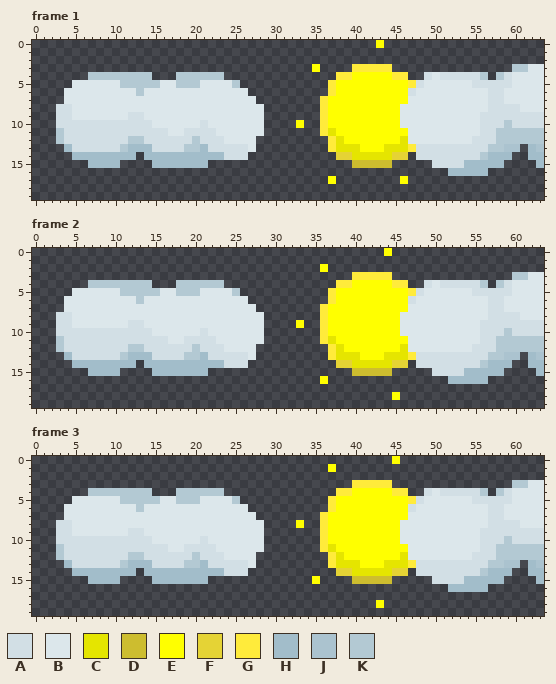
Two states of a animated GIF sprite, 1cloud.gif. The picture above is the old version.
The file is 64x20 pixels, 7 frames. Colours within 5 levels of each other are drawn and written as one. Shown: frame 1, frame 2, frame 3. The commit also changed other frames, which this record leaves out.
Palette (. is transparent): A #d2dfe5  B #dce7eb  C #e5e500  D #cdbd2f  E #ffff00  F #e5d335  G #ffeb3b  H #a2bdca  J #abc3cf  K #b3c9d3
And afterwards:
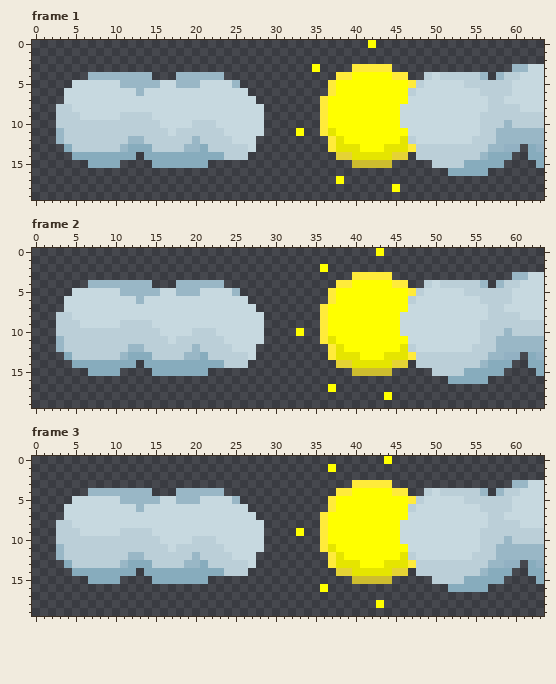
Edits made:
@@ palette @@
-A #d2dfe5
+A #bbcfd8
-B #dce7eb
+B #c7d9e0
-H #a2bdca
+H #87acbd
-J #abc3cf
+J #92b1c3
-K #b3c9d3
+K #99b7c6
--- frame 1
@@ x 40..45 @@
- 0 ...E..
+ 0 ..E...
  1 ......
@@ x 0..63 @@
  3 ...................................E....GGGGG...............KKBB
- 4 .......KKKKKKKK...KKKKKK..............GGEEEEEGG..ABAAAAAK.KABBBB
- 5 .....BBBBBBKKKKKBBKKKBBBBK...........GEEEEEEEEEGABBBBBBAAAAABBBB
- 6 ....BBBBBBBBBKBBBBBBBBBBBBB..........GEEEEEEEEEABBBBBBBBBAABBBBB
+ 4 .......KKKKKKKK...KKKKKK..............GGEEEEEGG..ABAAAAAK.KAABBB
+ 5 .....BBBBBBKKKKKBBKKKBBBBK...........GEEEEEEEEEGABBBBBAAAAAABBBB
+ 6 ....BBBBBBBBBKBBBBBBBBBBBBB..........GEEEEEEEEEABBBBBBBBAAAABBBB
  7 ....BBBBBBBBBBBBBBBBBBBBBBBB........GEEEEEEEEEEBBBBBBBBBBAABBBBB
  8 ...AABBBBBBBBBBBBBBBBBBBBBBBB.......GEEEEEEEEEBBBBBBBBBBBAAAABBB
- 9 ...AABBBBBBBAABBBBBBBBBBBBBBB.......GEEEEEEEEEBBBBBBBBBBAAAAAAAA
-10 ...AAAAAAAAAAAABBBBBBABBBBBBB....E..GEEEEEEEEEBBBBBBBBBBAAAKAAAA
-11 ...KAAAAAAAAAAAAABBAAAABBBBBB.......GCEEEEEEEEEBBBBBBBBBAAKKKKKK
-12 ...KAAAAAAAAKKAAAAAAKAAABBBB.........GCEEEEEEECBBBBBBBBAAAKKKKKK
+ 9 ...AAABBBBBAAAABBBBBBBBBBBBBB.......GEEEEEEEEEBBBBBBBBBBAAAAAAAA
+10 ...AAAAAAAAAAAAABBBBAAABBBBBB.......GEEEEEEEEEBBBBBBBBBBAAAKAAAA
+11 ...KAAAAAAAAAAAAABAAAAAABBBBB....E..GCEEEEEEEEEBBBBBBBBBAAKKKKKK
+12 ...KAAAAAAAAKKAAAAAAKAAAABBB.........GCEEEEEEECABBBBBBBAAAKKKKKK
 13 ....HAAAAAAKHHHAAAAKKHAAAAAB.........GCCCEEECCCGAAAAAAAAAKKJJ.HJ
@@ x 35..48 @@
 16 ..............
-17 ..E........E..
-18 ..............
+17 ...E..........
+18 ..........E...
 19 ..............
--- frame 2
@@ x 41..46 @@
- 0 ...E..
+ 0 ..E...
  1 ......
@@ x 0..63 @@
  3 ........................................GGGGG...............KKBB
- 4 .......KKKKKKKK...KKKKKK..............GGEEEEEGG..ABAAAAAK.KABBBB
- 5 .....BBBBBBKKKKKBBKKKBBBBK...........GEEEEEEEEEGABBBBBBAAAAABBBB
- 6 ....BBBBBBBBBKBBBBBBBBBBBBB..........GEEEEEEEEEABBBBBBBBBAABBBBB
+ 4 .......KKKKKKKK...KKKKKK..............GGEEEEEGG..ABAAAAAK.KAABBB
+ 5 .....BBBBBBKKKKKBBKKKBBBBK...........GEEEEEEEEEGABBBBBAAAAAABBBB
+ 6 ....BBBBBBBBBKBBBBBBBBBBBBB..........GEEEEEEEEEABBBBBBBBAAAABBBB
  7 ....BBBBBBBBBBBBBBBBBBBBBBBB........GEEEEEEEEEEBBBBBBBBBBAABBBBB
  8 ...AABBBBBBBBBBBBBBBBBBBBBBBB.......GEEEEEEEEEBBBBBBBBBBBAAAABBB
- 9 ...AABBBBBBBAABBBBBBBBBBBBBBB....E..GEEEEEEEEEBBBBBBBBBBAAAAAAAA
-10 ...AAAAAAAAAAAABBBBBBABBBBBBB.......GEEEEEEEEEBBBBBBBBBBAAAKAAAA
-11 ...KAAAAAAAAAAAAABBAAAABBBBBB.......GCEEEEEEEEEBBBBBBBBBAAKKKKKK
-12 ...KAAAAAAAAKKAAAAAAKAAABBBB.........GCEEEEEEECBBBBBBBBAAAKKKKKK
+ 9 ...AAABBBBBAAAABBBBBBBBBBBBBB.......GEEEEEEEEEBBBBBBBBBBAAAAAAAA
+10 ...AAAAAAAAAAAAABBBBAAABBBBBB....E..GEEEEEEEEEBBBBBBBBBBAAAKAAAA
+11 ...KAAAAAAAAAAAAABAAAAAABBBBB.......GCEEEEEEEEEBBBBBBBBBAAKKKKKK
+12 ...KAAAAAAAAKKAAAAAAKAAAABBB.........GCEEEEEEECABBBBBBBAAAKKKKKK
 13 ....HAAAAAAKHHHAAAAKKHAAAAAB.........GCCCEEECCCGAAAAAAAAAKKJJ.HJ
@@ x 34..47 @@
 15 ......DDDDD...
-16 ..E...........
-17 ..............
-18 ...........E..
+16 ..............
+17 ...E..........
+18 ..........E...
 19 ..............
--- frame 3
@@ x 42..47 @@
- 0 ...E..
+ 0 ..E...
  1 ......
@@ x 0..63 @@
  3 ........................................GGGGG...............KKBB
- 4 .......KKKKKKKK...KKKKKK..............GGEEEEEGG..ABAAAAAK.KABBBB
- 5 .....BBBBBBKKKKKBBKKKBBBBK...........GEEEEEEEEEGABBBBBBAAAAABBBB
- 6 ....BBBBBBBBBKBBBBBBBBBBBBB..........GEEEEEEEEEABBBBBBBBBAABBBBB
+ 4 .......KKKKKKKK...KKKKKK..............GGEEEEEGG..ABAAAAAK.KAABBB
+ 5 .....BBBBBBKKKKKBBKKKBBBBK...........GEEEEEEEEEGABBBBBAAAAAABBBB
+ 6 ....BBBBBBBBBKBBBBBBBBBBBBB..........GEEEEEEEEEABBBBBBBBAAAABBBB
  7 ....BBBBBBBBBBBBBBBBBBBBBBBB........GEEEEEEEEEEBBBBBBBBBBAABBBBB
- 8 ...AABBBBBBBBBBBBBBBBBBBBBBBB....E..GEEEEEEEEEBBBBBBBBBBBAAAABBB
- 9 ...AABBBBBBBAABBBBBBBBBBBBBBB.......GEEEEEEEEEBBBBBBBBBBAAAAAAAA
-10 ...AAAAAAAAAAAABBBBBBABBBBBBB.......GEEEEEEEEEBBBBBBBBBBAAAKAAAA
-11 ...KAAAAAAAAAAAAABBAAAABBBBBB.......GCEEEEEEEEEBBBBBBBBBAAKKKKKK
-12 ...KAAAAAAAAKKAAAAAAKAAABBBB.........GCEEEEEEECBBBBBBBBAAAKKKKKK
+ 8 ...AABBBBBBBBBBBBBBBBBBBBBBBB.......GEEEEEEEEEBBBBBBBBBBBAAAABBB
+ 9 ...AAABBBBBAAAABBBBBBBBBBBBBB....E..GEEEEEEEEEBBBBBBBBBBAAAAAAAA
+10 ...AAAAAAAAAAAAABBBBAAABBBBBB.......GEEEEEEEEEBBBBBBBBBBAAAKAAAA
+11 ...KAAAAAAAAAAAAABAAAAAABBBBB.......GCEEEEEEEEEBBBBBBBBBAAKKKKKK
+12 ...KAAAAAAAAKKAAAAAAKAAAABBB.........GCEEEEEEECABBBBBBBAAAKKKKKK
 13 ....HAAAAAAKHHHAAAAKKHAAAAAB.........GCCCEEECCCGAAAAAAAAAKKJJ.HJ
 14 .....HHHHHHHH.HHHHHHHHHHAAA...........FFCCCCCFF.AAAAAAAAKHHH..HH
-15 .......HHHH....HHHHHHH.............E....DDDDD.....AAAAHHHHH....H
-16 ....................................................HHHHH.......
+15 .......HHHH....HHHHHHH..................DDDDD.....AAAAHHHHH....H
+16 ....................................E...............HHHHH.......
 17 ................................................................
